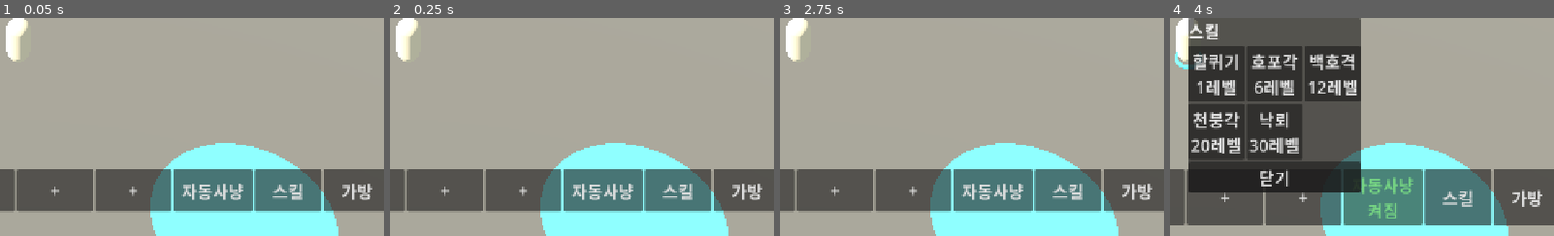
Above: before the commit, frames 1-4 (left to right).
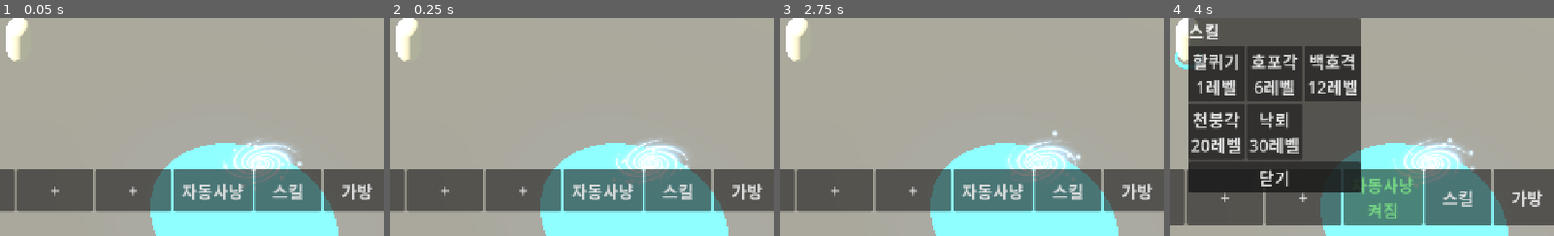
Above: after the commit, the same moments.

Repository: gogoalswo/MMORPG
Game: Godot game, scene res://main.tscn
The game is run twice, just before and just after one commit, with the same random seed, the same clock (stepped at 60 frames per second) and the same inputs.
Inputs:
- Up to frame 1 (0.05 s): no input
- Up to frame 2 (0.25 s): no input
- Up to frame 3 (2.75 s): click "+" at 0.5 s; click "+" at 1.25 s; click "+" at 2 s
- Up to frame 4 (4 s): click "+" at 2.75 s; click "자동사냥" at 3.5 s
The pictures show only the part of the screen within x 47-97%, y 50-100%; the shares and areas given below are measured in that part.

The runs differ from the first frame. In frame 1, 2.1% of the frame differs, in the area x 58-79%, y 55-79%; in frame 2, 2.1%, in the area x 58-79%, y 55-77%; in frame 3, 2.1%; in frame 4, 2.1%.

Commit message:
차원문: 구멍에 빨려드는 소용돌이, 멀리서 눌러도 창, 끌어서 스크롤
- PortalSwirl — 로그 나선 팔 5개(돌리면 안으로 흐른다) + 끌려드는 알갱이
  + 가운데 빛. 늘 켜져 있는 이펙트라 깊이 검사는 켠다
- 문을 누르면 거리와 상관없이 창을 연다. 걸어가서 들어서는 길은 그대로
- 목록을 누른 채 끌면 스크롤, 그 자리에서 떼면 고르기 (휠만 되던 것)
- shot.gd 에 portal 모드 — 스킬이 아닌 상시 이펙트를 찍는다

Co-Authored-By: Claude Opus 5 <noreply@anthropic.com>
Claude-Session: https://claude.ai/code/session_01QymUMe6yRV6WcNAsXxo21Z

Diff:
--- a/godot/game/game.gd
+++ b/godot/game/game.gd
@@ -581,23 +581,16 @@
 	_gate_panel.open(_shown_zone)
 
 
-## 문을 눌렀다. 문 안이면 바로 창을 열고, 멀면 걸어간다 — 들어서면 World 의
-## `gate` 이벤트가 창을 연다. **이동하는 건 여전히 travel 요청이고 World 가 다시 본다**
+## 문을 눌렀다. **거리와 상관없이 바로 창을 연다** (2026-09-18 요청: "포탈까지
+## 안 걸어가도 클릭하면 UI 열리게"). 예전에는 문 밖에서 누르면 문 가운데로
+## 걸어갔고, 들어서야 `gate` 이벤트가 창을 열었다 — 멀리서 한 번 누르고 기다려야
+## 했다. 걸어가는 길은 그대로 남아 있다: 문 안으로 들어서면 `gate` 이벤트가 연다.
+## **이동하는 건 여전히 travel 요청이고 World 가 다시 본다**
 func _on_gate_tapped() -> void:
-	var gate: Dictionary = _transport.snapshot().get("gate", {})
-	var pos: Array = gate.get("position", [0, 0])
-	var center := Vector3(float(pos[0]), 0.0, float(pos[1]))
-	var me: Dictionary = _transport.snapshot().get("players", {}).get(_transport.my_id(), {})
-	var mine := Vector3(float(me.get("x", 0.0)), 0.0, float(me.get("z", 0.0)))
-	if mine.distance_to(center) <= float(gate.get("radius", 2.6)):
-		_target = Vector3.INF
-		_marker.visible = false
-		_open_gate()
-		return
+	_target = Vector3.INF
 	_target_mob = ""
-	_target = center
-	_marker.position = center + Vector3(0, 0.05, 0)
-	_marker.visible = true
+	_marker.visible = false
+	_open_gate()
 
 
 func _on_gate_pick(zone_id: String) -> void:
--- a/godot/game/gate_panel.gd
+++ b/godot/game/gate_panel.gd
@@ -28,11 +28,20 @@
 const TEXT_COLOR := Color("#f2f2f2")
 ## 지금 서 있는 곳은 누를 수 없고 흐리게 (참고 그림의 맨 윗줄)
 const HERE_COLOR := Color("#8c8c8c")
+## 끌기로 치는 최소 거리(px). 이만큼 움직이면 고르기가 아니라 스크롤이다
+const DEADZONE := 14
+## 스크롤 막대 굵기 — 손가락으로 집을 수 있어야 한다 (기본은 폰에서 너무 가늘다)
+const BAR_WIDTH := 18
 
 var _rows: VBoxContainer
 var _scroll: ScrollContainer
 var _here_icon: Texture2D
 var _go_icon: Texture2D
+## 끌기 — 누른 자리(창 기준 세로), 누를 때의 스크롤, 데드존을 넘겼나
+var _hold := false
+var _hold_y := 0.0
+var _hold_scroll := 0
+var _dragging := false
 
 
 static func create() -> GatePanel:
@@ -96,6 +105,12 @@
 	_scroll = ScrollContainer.new()
 	_scroll.size_flags_vertical = Control.SIZE_EXPAND_FILL
 	_scroll.horizontal_scroll_mode = ScrollContainer.SCROLL_MODE_DISABLED
+	# **끌어서 내린다** (2026-09-18 요청: "UI 스크롤이 마우스 휠로만 되는데,
+	# 클릭해서 내릴 수 있게"). 엔진에도 끌기가 있지만 **터치 화면일 때만** 켜지고,
+	# 그러면 폰에서는 손가락 이벤트와 흉내 낸 마우스 이벤트가 겹쳐 두 배로 내려간다.
+	# 그래서 목록에 오는 입력을 여기서 직접 받는다 (`_on_list_input`)
+	_scroll.gui_input.connect(_on_list_input)
+	_scroll.get_v_scroll_bar().custom_minimum_size.x = BAR_WIDTH
 	column.add_child(_scroll)
 
 	_rows = VBoxContainer.new()
@@ -147,10 +162,57 @@
 		button.add_theme_color_override("font_disabled_color", HERE_COLOR)
 		button.custom_minimum_size = Vector2(0, ICON + 4)
 		button.disabled = here
-		# 손가락으로 목록을 끌어 올릴 수 있게 누름을 스크롤에도 넘긴다
-		button.mouse_filter = Control.MOUSE_FILTER_PASS
-		button.pressed.connect(_on_pick.bind(str(id)))
+		# **줄은 입력을 받지 않는다.** 누른 것이 고르기인지 끌기인지는 목록 쪽에서
+		# 판정한다 — 줄이 먼저 받으면 끌다가 손을 뗀 자리의 줄로 떠나 버린다
+		button.mouse_filter = Control.MOUSE_FILTER_IGNORE
+		button.set_meta("zone", str(id))
 		_rows.add_child(button)
+
+
+## 목록에 온 입력. **누르고 끌면 스크롤, 누르고 그 자리에서 떼면 고르기**다.
+##
+## 휠은 건드리지 않고 `ScrollContainer` 에 그대로 넘긴다 (`accept_event` 를 안 부른다).
+## 손가락 이벤트도 넘기지 않고 **삼킨다** — 고도는 기본으로 같은 손짓을 마우스로도
+## 흉내 내 보내므로(`emulate_mouse_from_touch`), 둘 다 받으면 두 배로 내려간다
+func _on_list_input(event: InputEvent) -> void:
+	if event is InputEventScreenTouch or event is InputEventScreenDrag:
+		accept_event()
+		return
+	var click := event as InputEventMouseButton
+	if click != null and click.button_index == MOUSE_BUTTON_LEFT:
+		if click.pressed:
+			_hold = true
+			_dragging = false
+			_hold_y = click.position.y
+			_hold_scroll = _scroll.scroll_vertical
+		elif _hold:
+			_hold = false
+			if not _dragging:
+				_pick_at(click.position)
+		accept_event()
+		return
+	var move := event as InputEventMouseMotion
+	if move != null and _hold:
+		var moved := move.position.y - _hold_y
+		if not _dragging and absf(moved) > DEADZONE:
+			_dragging = true
+		if _dragging:
+			# 손을 따라간다 — 위로 끌면 목록이 올라온다. 범위는 고도가 죈다
+			_scroll.scroll_vertical = _hold_scroll - int(moved)
+			accept_event()
+
+
+## 그 자리에서 뗐다 — 손가락 밑의 줄을 고른다. `position` 은 목록 기준이라
+## 화면 기준으로 옮겨서 줄 상자와 견준다 (줄은 스크롤만큼 밀려 있다)
+func _pick_at(at: Vector2) -> void:
+	var point := _scroll.global_position + at
+	for child in _rows.get_children():
+		var button := child as Button
+		if button == null or button.disabled:
+			continue
+		if button.get_global_rect().has_point(point):
+			_on_pick(str(button.get_meta("zone", "")))
+			return
 
 
 func _on_pick(zone_id: String) -> void:
--- a/godot/game/portal.gd
+++ b/godot/game/portal.gd
@@ -32,6 +32,7 @@
 		model.position.y = 0.5 * s
 		model.rotation.y = CameraRig.YAW
 		root.add_child(model)
+		root.add_child(PortalSwirl.create(radius, color, CameraRig.YAW))
 		return root
 
 	var disc := MeshInstance3D.new()
@@ -47,6 +48,9 @@
 	disc.material_override = mat
 	disc.position.y = 0.04
 	root.add_child(disc)
+	# 모델이 없어도 소용돌이는 돈다 — 이펙트는 에셋을 안 받은 사람에게도 보여야 한다
+	# (docs/features/effect-rules.md 1절)
+	root.add_child(PortalSwirl.create(radius, color, CameraRig.YAW))
 	return root
 
 
--- /dev/null
+++ b/godot/game/portal_swirl.gd
@@ -0,0 +1,245 @@
+class_name PortalSwirl
+extends Node3D
+
+## 차원문 아치 **가운데에서 빨려들어가는 소용돌이.**
+##
+## 규칙(docs/features/effect-rules.md)대로 **고도에서 코드로** 짓는다 — 텍스처는
+## `FxTex` 가 굽고, 띠는 파티클이 아니라 **직접 메시**(`LightningFx._half` 재사용)다.
+##
+## 빨려들어가 보이게 하는 것은 셋이다:
+##
+## 1. **로그 나선 팔** — 나선을 돌리면 각도마다 반지름이 밀려나므로, 돌리는 것만으로
+##    무늬가 안쪽으로 흘러 보인다 (자기닮음 곡선이라 회전 = 축소와 같다). 돌아가는
+##    방향이 반대면 뿜어 나오는 것으로 읽히니 부호를 바꾸지 않는다.
+## 2. **끌려 들어가는 알갱이** — 안쪽으로 갈수록 빨라지고(각속도 ∝ 1/r) 작아진다.
+##    가운데에 닿으면 바깥에서 다시 시작한다.
+## 3. **가운데 빛** — 삼키는 구멍. 숨 쉬듯 미약하게만 흔들린다.
+##
+## **깊이 검사는 켠다.** 스킬 이펙트(`LightningFx.glow`)는 몸 앞을 스치고 사라지는
+## 것이라 껐지만, 이건 월드에 계속 서 있는 것이라 끄면 앞을 지나는 캐릭터·몬스터를
+## 뚫고 보인다.
+
+## 소용돌이가 도는 빠르기(rad/s). 음수 방향으로 돌려야 안으로 빨려든다
+const SPIN := 1.6
+
+## 아치 구멍 가운데 — 모델 높이(= 반지름 × 2)의 비율. 1×1×1 정규화 모델이라
+## 비율로 두면 문 크기가 바뀌어도 구멍 한가운데에 남는다
+const CENTER := 0.47
+## 소용돌이 반지름 — 같은 기준의 비율. 구멍 반너비가 0.26쯤이라 안쪽에 든다
+const SPAN := 0.22
+
+## 나선 팔
+const ARMS := 5
+## 팔 하나가 감기는 바퀴 수. 두 바퀴가 넘으면 실타래처럼 뭉친다
+const TURNS := 1.15
+const SEGMENTS := 28
+## 안쪽 끝(바깥 반지름 대비). 0 이면 가운데에서 모든 팔이 한 점에 뭉쳐 별이 된다
+const INNER := 0.12
+
+## 한 팔은 **폭만 다른 3겹**이다 — 넓은 헤일로 + 색 빛 + 가는 흰 심
+## (effect-rules.md 5절: 곁줄기를 따로 기울이면 세 줄로 갈라져 보인다)
+const HALO_WIDTH := Vector2(0.55, 0.12)
+const SHEEN_WIDTH := Vector2(0.19, 0.045)
+const CORE_WIDTH := Vector2(0.05, 0.015)
+## **색이 남아야 한다.** 흰 심을 굵게 얹었더니 소용돌이 전체가 하얘져서 문 색(#4aa8ff)이
+## 사라졌다 (2026-09-18 캡처). 넓은 겹을 진하게, 흰 심은 가늘고 옅게 둔다
+const HALO_ALPHA := 0.6
+const SHEEN_ALPHA := 0.5
+const CORE_ALPHA := 0.85
+## 바깥 끝에서 **스며 나오듯** 옅어지는 구간(길이 비율). 0 이면 팔이 뚝 끊겨
+## 소용돌이 둘레에 또렷한 원이 생긴다
+const FADE_IN := 0.3
+
+## 끌려 들어가는 알갱이
+const MOTES := 18
+const MOTE_SIZE := 0.22
+## 반지름이 줄어드는 빠르기(바깥 반지름/초)
+const MOTE_PULL := 0.85
+## 가운데에서의 각속도 배수 — 1/r 이라 안쪽에서 빨라진다
+const MOTE_SWIRL := 0.55
+## 판 두께(앞뒤로 흩어지는 폭). 납작하면 종이에 그린 그림으로 보인다
+const MOTE_DEPTH := 0.13
+
+## 가운데 빛. 숨 쉬는 주기(초)와 흔들리는 폭
+const CORE_SIZE := 0.7
+const CORE_GLOW := 0.7
+const BREATH := 1.7
+const BREATH_AMOUNT := 0.12
+
+## 문을 비추는 등. 밤 사냥터에서 문만 떠 있지 않게 바닥도 물들인다
+const LIGHT_RANGE := 7.0
+const LIGHT_ENERGY := 1.6
+
+var _arms: Node3D
+var _core: MeshInstance3D
+var _core_mat: StandardMaterial3D
+var _motes: Array[MeshInstance3D] = []
+## 알갱이마다 [각도, 반지름, 앞뒤 자리]
+var _mote_at: Array = []
+var _rng := RandomNumberGenerator.new()
+var _span := 1.0
+var _t := 0.0
+
+
+## 아치 구멍 가운데에 세운다. `radius` 는 문 판정 원(gate.radius), `color` 는 문 색,
+## `facing` 은 모델이 바라보는 쪽(`Portal.create` 이 카메라 쪽으로 돌려 둔 각)
+static func create(radius: float, color: Color, facing: float) -> PortalSwirl:
+	var fx := PortalSwirl.new()
+	fx.name = "Swirl"
+	var model := radius * 2.0
+	fx._span = model * SPAN
+	# 구멍 한가운데, 아치와 같은 쪽을 본다 — 소용돌이는 문이 열린 **평면 안**에서 돈다
+	fx.position = Vector3(0.0, model * CENTER, 0.0)
+	fx.rotation.y = facing
+	fx._build(color)
+	return fx
+
+
+func _build(color: Color) -> void:
+	_rng.seed = 20260918
+
+	_arms = Node3D.new()
+	add_child(_arms)
+	# 넓은 것부터 얹는다 — 가산 혼합이라 나중에 그린 가는 심이 가운데에서 더 밝다
+	_arms.add_child(_layer(HALO_WIDTH, Color(color, HALO_ALPHA)))
+	_arms.add_child(_layer(SHEEN_WIDTH, Color(color.lerp(Color.WHITE, 0.3), SHEEN_ALPHA)))
+	_arms.add_child(_layer(CORE_WIDTH, Color(1.0, 1.0, 1.0, CORE_ALPHA)))
+
+	_core = MeshInstance3D.new()
+	var quad := QuadMesh.new()
+	quad.size = Vector2(_span, _span) * CORE_SIZE
+	_core.mesh = quad
+	_core_mat = _dot_mat(Color(color.lerp(Color.WHITE, 0.45), CORE_GLOW))
+	_core.material_override = _core_mat
+	add_child(_core)
+
+	var mote_mat := _dot_mat(color.lerp(Color.WHITE, 0.25))
+	for i in MOTES:
+		var mote := MeshInstance3D.new()
+		var dot := QuadMesh.new()
+		dot.size = Vector2(_span, _span) * MOTE_SIZE
+		mote.mesh = dot
+		mote.material_override = mote_mat
+		add_child(mote)
+		_motes.append(mote)
+		# 처음부터 고르게 퍼져 있어야 한다 — 다 같이 바깥에서 출발하면 한 무리로 몰린다
+		_mote_at.append([
+			_rng.randf_range(0.0, TAU),
+			_rng.randf_range(INNER, 1.0),
+			_rng.randf_range(-MOTE_DEPTH, MOTE_DEPTH),
+		])
+	_place_motes()
+
+	var lamp := OmniLight3D.new()
+	lamp.light_color = color
+	lamp.light_energy = LIGHT_ENERGY
+	lamp.omni_range = LIGHT_RANGE
+	add_child(lamp)
+
+
+func _process(delta: float) -> void:
+	_t += delta
+	# **음수로 돈다.** 로그 나선은 +로 돌리면 무늬가 바깥으로 밀려 뿜어 나오는 것이 된다
+	_arms.rotation.z -= SPIN * delta
+	for i in _motes.size():
+		var at: Array = _mote_at[i]
+		# 안쪽일수록 빠르다 — 각속도를 반지름으로 나눈다
+		at[0] -= SPIN * MOTE_SWIRL / maxf(at[1], INNER) * delta
+		at[1] -= MOTE_PULL * delta
+		if at[1] <= INNER * 0.5:
+			# 삼켜졌다 — 바깥에서 다시 들어온다
+			at[0] = _rng.randf_range(0.0, TAU)
+			at[1] = 1.0
+			at[2] = _rng.randf_range(-MOTE_DEPTH, MOTE_DEPTH)
+	_place_motes()
+	var breath := 1.0 + sin(_t * TAU / BREATH) * BREATH_AMOUNT
+	_core.scale = Vector3(breath, breath, 1.0)
+	_core_mat.albedo_color.a = CORE_GLOW * breath
+
+
+## 알갱이를 제 자리에 놓는다. 가운데로 갈수록 **작아지고 옅어진다** — 같은 크기로
+## 사라지면 빨려드는 것이 아니라 그냥 꺼지는 것으로 보인다
+func _place_motes() -> void:
+	for i in _motes.size():
+		var at: Array = _mote_at[i]
+		var r: float = at[1]
+		_motes[i].position = Vector3(cos(at[0]) * r * _span, sin(at[0]) * r * _span, at[2] * _span)
+		var shrink: float = clampf(r, 0.0, 1.0)
+		_motes[i].scale = Vector3.ONE * lerpf(0.35, 1.0, shrink)
+
+
+## 나선 팔 ARMS 개를 한 겹으로 묶은 메시. 폭은 바깥(x)에서 안쪽(y)으로 좁아진다
+func _layer(width: Vector2, color: Color) -> MeshInstance3D:
+	var tool := SurfaceTool.new()
+	tool.begin(Mesh.PRIMITIVE_TRIANGLES)
+	for arm in ARMS:
+		var path := _spiral(TAU * float(arm) / float(ARMS))
+		for i in path.size() - 1:
+			var t0 := float(i) / float(path.size() - 1)
+			var t1 := float(i + 1) / float(path.size() - 1)
+			# 폭 방향은 **소용돌이가 도는 평면 안**이다 — 평면 법선(z)과 진행 방향의 외적
+			var side0 := _across(path, i) * lerpf(width.x, width.y, t0) * 0.5 * _span
+			var side1 := _across(path, i + 1) * lerpf(width.x, width.y, t1) * 0.5 * _span
+			# 바깥 끝은 옅게 — 꼭짓점 색으로 죈다 (`_glow_mat` 이 꼭짓점 색을 켜 둔다)
+			tool.set_color(Color(1.0, 1.0, 1.0, smoothstep(0.0, FADE_IN, t0)))
+			# 가장자리는 투명하고 가운데가 진한 반쪽 둘 — 테두리가 생기지 않는 자리다
+			LightningFx._half(tool, path[i] - side0, path[i], path[i + 1] - side1, path[i + 1], 0.0)
+			LightningFx._half(tool, path[i] + side0, path[i], path[i + 1] + side1, path[i + 1], 1.0)
+	var node := MeshInstance3D.new()
+	node.mesh = tool.commit()
+	node.material_override = _glow_mat(color)
+	return node
+
+
+## 바깥에서 안으로 감기는 로그 나선. 반지름이 지수로 줄어야 **안쪽이 촘촘해진다** —
+## 선형으로 줄이면 간격이 일정해서 소용돌이가 아니라 고리 뭉치로 보인다
+func _spiral(start: float) -> PackedVector3Array:
+	var path := PackedVector3Array()
+	for i in SEGMENTS + 1:
+		var t := float(i) / float(SEGMENTS)
+		var angle := start + t * TURNS * TAU
+		var r: float = pow(INNER, t) * _span
+		path.append(Vector3(cos(angle) * r, sin(angle) * r, 0.0))
+	return path
+
+
+## 그 점에서의 폭 방향. 이웃한 두 토막의 평균으로 잡는다 —
+## 토막마다 따로 잡으면 꺾인 자리에서 이음새가 벌어진다 (`LightningFx.ribbon` 과 같은 이유)
+func _across(path: PackedVector3Array, i: int) -> Vector3:
+	var last := path.size() - 1
+	var along: Vector3
+	if i == 0:
+		along = path[1] - path[0]
+	elif i == last:
+		along = path[last] - path[last - 1]
+	else:
+		along = path[i + 1] - path[i - 1]
+	if along.length() < 1e-6:
+		return Vector3.RIGHT
+	return Vector3.BACK.cross(along.normalized()).normalized()
+
+
+## 조명을 안 받는 가산 혼합 띠. `LightningFx.glow` 와 같되 **깊이 검사를 켠다** —
+## 월드에 계속 서 있는 것이라 끄면 앞을 지나는 캐릭터를 뚫고 보인다
+func _glow_mat(color: Color) -> StandardMaterial3D:
+	var mat := LightningFx.glow(color)
+	mat.no_depth_test = false
+	# 꼭짓점 색으로 바깥 끝을 죈다 — 켜지 않으면 `set_color` 가 통째로 무시된다
+	mat.vertex_color_use_as_albedo = true
+	return mat
+
+
+## 가운데 빛·알갱이용 — 카메라를 마주 보는 둥근 점. 모서리가 없어야 한다
+func _dot_mat(color: Color) -> StandardMaterial3D:
+	var mat := StandardMaterial3D.new()
+	mat.transparency = BaseMaterial3D.TRANSPARENCY_ALPHA
+	mat.shading_mode = BaseMaterial3D.SHADING_MODE_UNSHADED
+	mat.blend_mode = BaseMaterial3D.BLEND_MODE_ADD
+	mat.cull_mode = BaseMaterial3D.CULL_DISABLED
+	mat.billboard_mode = BaseMaterial3D.BILLBOARD_ENABLED
+	# **빌보드는 기본이 크기를 버린다** — 켜 두지 않으면 알갱이가 작아지지도,
+	# 가운데 빛이 숨 쉬지도 않는다 (노드 scale 이 통째로 무시된다)
+	mat.billboard_keep_scale = true
+	mat.albedo_texture = FxTex.glow()
+	mat.albedo_color = color
+	return mat
--- a/godot/tests/ui_test.gd
+++ b/godot/tests/ui_test.gd
@@ -108,15 +108,50 @@
 		if absf(mid - game.get_viewport().get_visible_rect().size.x * 0.5) > 2.0:
 			_fail("창이 가운데가 아니다 (%.0f)" % mid)
 
-	# 문 아치를 누르면 창이 열린다 — 문 안에서 누르면 바로
+	# 목록은 **끌어서도** 내려간다 (휠 말고) — 2026-09-18 요청
+	var panel2: GatePanel = game._gate_panel
+	var list: ScrollContainer = panel2._scroll
+	# 목록 기준 좌표다. 가운데를 눌러 위로 끈다
+	var grab := list.size * 0.5
+	panel2._on_list_input(_mouse(grab, true))
+	for i in 6:
+		grab.y -= 20
+		panel2._on_list_input(_move(grab))
+		await process_frame
+	var dragged := list.scroll_vertical
+	panel2._on_list_input(_mouse(grab, false))
+	if dragged <= 0:
+		_fail("목록을 끌었는데 안 내려갔다 (스크롤 %d)" % dragged)
+	elif not panel2.visible:
+		_fail("끌기만 했는데 창이 닫혔다 — 끌다가 고른 것으로 친다")
+	else:
+		print("  목록 끌기: %dpx 내려감" % dragged)
+
+	# 끌지 않고 그 자리에서 떼면 그 줄을 고른 것이다
+	list.scroll_vertical = 0
+	await process_frame
+	var row1 := panel2.row(1).get_global_rect().get_center() - list.global_position
+	panel2._on_list_input(_mouse(row1, true))
+	panel2._on_list_input(_mouse(row1, false))
+	if panel2.visible:
+		_fail("줄을 눌렀다 뗐는데 안 골라졌다")
+
+	# 문 아치를 누르면 창이 열린다 — **멀리 서 있어도 바로** 열린다
+	# (2026-09-18 요청: "포탈까지 안 걸어가도 클릭하면 UI 열리게")
 	game._gate_panel.close_panel()
+	me.x = 30.0
+	me.z = 30.0
+	for i in 3:
+		await process_frame
 	var top: Vector2 = game._camera.unproject_position(Vector3(9.0, 3.5, 0.0))
 	if not game._gate_tapped(top):
 		_fail("아치 윗부분을 눌렀는데 문으로 안 잡힌다 (%s)" % top)
 	else:
 		game._on_gate_tapped()
 		if not game._gate_panel.visible:
-			_fail("문 안에서 문을 눌렀는데 창이 안 떴다")
+			_fail("문에서 멀리 서서 눌렀는데 창이 안 떴다")
+		elif game._marker.visible:
+			_fail("문을 눌렀는데 창 대신 걸어가는 표시가 떴다")
 	if game._gate_tapped(game._camera.unproject_position(Vector3(-9.0, 0.0, 0.0))):
 		_fail("문에서 먼 땅이 문으로 잡힌다")
 	if ResourceLoader.exists(Portal.MODEL):
@@ -196,3 +231,20 @@
 	else:
 		print("UI: %d개 실패" % _failed)
 		quit(1)
+
+
+## 목록을 눌렀다/뗐다. 자리는 **목록 기준**이다 (Control 의 gui_input 이 그렇다)
+func _mouse(at: Vector2, pressed: bool) -> InputEventMouseButton:
+	var event := InputEventMouseButton.new()
+	event.button_index = MOUSE_BUTTON_LEFT
+	event.position = at
+	event.pressed = pressed
+	return event
+
+
+## 누른 채로 움직였다
+func _move(at: Vector2) -> InputEventMouseMotion:
+	var event := InputEventMouseMotion.new()
+	event.position = at
+	event.button_mask = MOUSE_BUTTON_MASK_LEFT
+	return event
--- a/godot/tools/shot.gd
+++ b/godot/tools/shot.gd
@@ -23,6 +23,16 @@
 ## 요구 레벨과 포인트를 안 보고 배우게 해 준다 (스킬창을 누를 사람이 없다)
 const LEVEL := 200
 
+## `portal` 로 찍을 때 — 문에서 몇 미터 앞에 서나(반지름 2.6 밖이어야 창이 안 뜬다)
+const PORTAL_STAND := 6.0
+## 카메라가 보는 높이. 아치가 5.2m 라 가운데를 봐야 문이 화면에 든다
+const PORTAL_LOOK := 2.4
+## 문까지의 거리. 게임 각(요 45·피치 42)은 그대로 두고 가까이만 당긴다 —
+## 소용돌이가 화면에서 작으면 찍어도 못 읽는다 (CLAUDE.md 의 "확인이 되는 크기로")
+const PORTAL_DISTANCE := 9.0
+## 몇 프레임째를 찍나. 소용돌이는 계속 돌므로 한 바퀴를 고르게 나눈다
+const PORTAL_SHOTS := [4, 12, 20, 28]
+
 
 func _init() -> void:
 	Save.clear()
@@ -39,6 +49,11 @@
 	await process_frame
 	var game: Node3D = root.get_node("Game")
 	await process_frame
+
+	# 차원문은 스킬이 아니라 **늘 켜져 있는** 이펙트다 — 시전 대신 문 앞에 세우고 찍는다
+	if skill == "portal":
+		await _portal(game)
+		return
 
 	var player: Dictionary = game._transport._world._players[game._transport.my_id()]
 	player["level"] = LEVEL
@@ -68,3 +83,39 @@
 			taken += 1
 			print("logs/shot_%02d.png  (%.2f초쯤)" % [frame, float(frame) * 0.15 * SLOW])
 	quit(0)
+
+
+## 차원문 소용돌이. 문 **밖**에 서야 한다 — 안에 서면 `gate` 이벤트가 창을 열어
+## 화면을 덮는다. 문을 화면 가운데에 두려고 카메라 초점만 문 쪽으로 당겨 놓는다
+func _portal(game: Node3D) -> void:
+	var gate: Dictionary = game._transport.snapshot().get("gate", {})
+	var pos: Array = gate.get("position", [0, 0])
+	var at := Vector3(float(pos[0]), 0.0, float(pos[1]))
+	var player: Dictionary = game._transport._world._players[game._transport.my_id()]
+	player["x"] = at.x
+	player["z"] = at.z + PORTAL_STAND
+	await process_frame
+	await process_frame
+
+	# **게임의 _process 를 멈춘다** — 안 그러면 카메라가 매 프레임 캐릭터를 다시 쫓아가
+	# 문이 화면 구석으로 밀린다. 소용돌이는 제 노드에서 도니까 그대로 움직인다
+	game.set_process(false)
+	var focus := at + Vector3(0, PORTAL_LOOK, 0)
+	var pitch := deg_to_rad(CameraRig.PITCH)
+	var away := Vector3(cos(pitch) * sin(CameraRig.YAW), sin(pitch), cos(pitch) * cos(CameraRig.YAW))
+	game._camera.position = focus + away * PORTAL_DISTANCE
+	game._camera.look_at(focus, Vector3.UP)
+
+	# 돌아가는 소용돌이라 **시간을 늦출 필요가 없다** — 한 바퀴를 고르게 나눠 찍는다
+	var frame := 0
+	var taken := 0
+	while taken < PORTAL_SHOTS.size():
+		await process_frame
+		frame += 1
+		if frame in PORTAL_SHOTS:
+			await RenderingServer.frame_post_draw
+			var img := root.get_texture().get_image()
+			img.save_png("res://../logs/shot_%02d.png" % frame)
+			taken += 1
+			print("logs/shot_%02d.png" % frame)
+	quit(0)
Not shown, added: godot/game/portal_swirl.gd.uid
Not shown, changed: docs/features/effect-rules.md
Not shown, changed: docs/features/portal-ui.md
Not shown, changed: docs/features/verification.md
